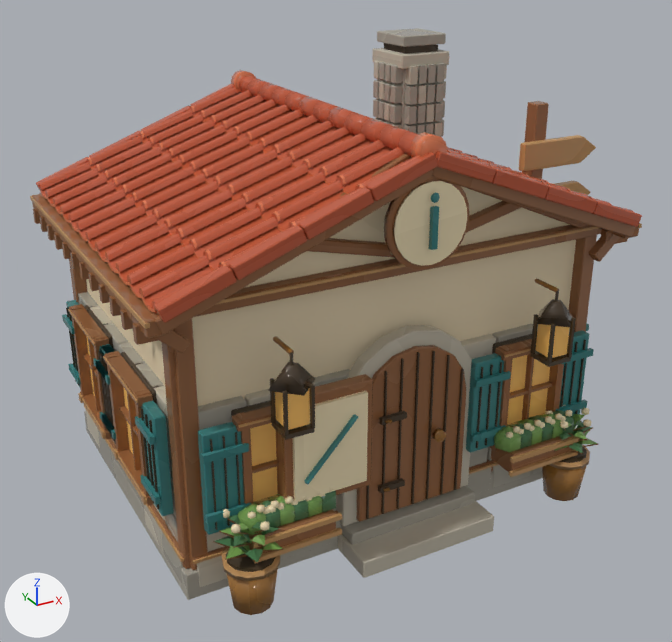
Before and after pictures for a commit that changed the Blender file art/blender-city/models/alpine/junction_hub/source.blend.
Both versions are drawn from a 50 mm lens placed at (-0.842, -1.446, 1.019), pointed at (-0.057, -0.018, 0.306). Every picture has the same lights, and +X, +Y and +Z are marked at lower left. The picture after the commit comes second.

Names of what the first picture shows: 'alpine_junction_hub_geometry'.
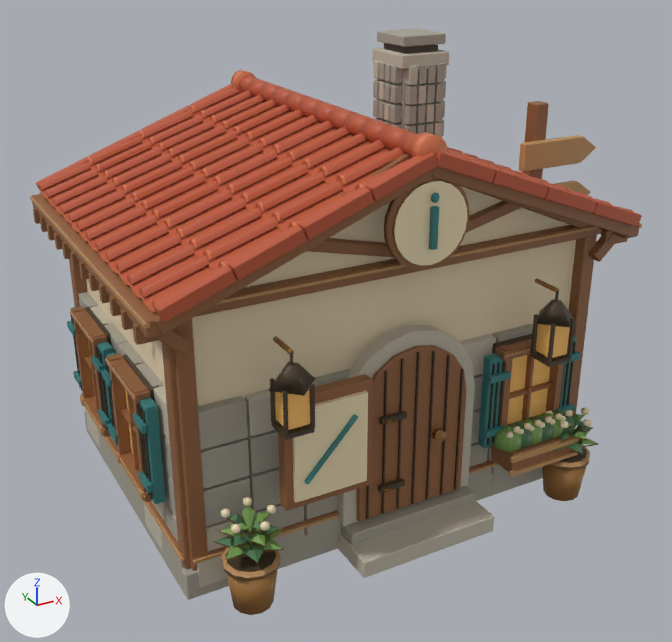
Changed parts and their boxes (x1, y1, x2, y2) in the pictures (672 x 642 px; the box of a moved part takes in the faces that stretch with it):
part 1 of me_alpine_junction_hub_mesh, rebuilt (10% narrower, 7% shorter): before (84, 305, 113, 347); after (85, 306, 111, 345)
part 2 of me_alpine_junction_hub_mesh, rebuilt (not visible afterwards): before (66, 300, 80, 387)
part 3 of me_alpine_junction_hub_mesh, rebuilt (mostly hidden before): before (99, 344, 115, 442); after (98, 341, 113, 438)
part 4 of me_alpine_junction_hub_mesh, rebuilt (8% shorter): before (121, 352, 159, 404); after (123, 354, 159, 402)
part 5 of me_alpine_junction_hub_mesh, rebuilt: before (100, 345, 115, 437); after (106, 353, 117, 356)
part 6 of me_alpine_junction_hub_mesh, rebuilt (18% narrower, 7% shorter): before (141, 400, 174, 516); after (139, 396, 166, 504)
part 7 of me_alpine_junction_hub_mesh, rebuilt (25% narrower, 24% shorter): before (95, 361, 110, 385); after (101, 369, 112, 387)
part 8 of me_alpine_junction_hub_mesh, rebuilt: before (495, 362, 502, 427); after (492, 362, 500, 443)
part 9 of me_alpine_junction_hub_mesh, rebuilt: before (141, 408, 150, 497); after (140, 407, 150, 495)
part 10 of me_alpine_junction_hub_mesh, deleted: before (62, 304, 589, 563)
part 11 of me_alpine_junction_hub_mesh, reshaped: before (145, 414, 284, 511); after (67, 306, 276, 511)
part 12 of me_alpine_junction_hub_mesh, cut back: before (556, 330, 594, 416); after (556, 336, 581, 412)
part 13 of me_alpine_junction_hub_mesh, moved or reshaped: before (466, 353, 511, 453); after (478, 353, 511, 448)
part 14 of me_alpine_junction_hub_mesh, surface changed: (32, 70, 635, 591) in both

Diff of the bpy script that builds the scene:
```diff
--- a/art/blender-city/models/alpine/junction_hub/source.blend.py
+++ b/art/blender-city/models/alpine/junction_hub/source.blend.py
@@ me_alpine_junction_hub_mesh @@
 # used by ob_alpine_junction_hub_geometry; parent = ob_alpine_junction_hub; location = (0.0, 0.0, 0.0)
-me_alpine_junction_hub_mesh.from_pydata(...)  # 16086 vertices, 12280 faces; spans x -0.52..0.52, y -0.391..0.391, z 0.0..0.809
+me_alpine_junction_hub_mesh.from_pydata(...)  # 15374 vertices, 11714 faces; spans x -0.52..0.52, y -0.391..0.391, z 0.0..0.809
+# me_alpine_junction_hub_mesh part 1: the loose piece of 24 vertices spanning x -0.471..-0.453, y 0.062..0.23, z 0.132..0.331 is rebuilt with 24 vertices and now spans x -0.471..-0.453, y 0.073..0.219, z 0.132..0.331
+# me_alpine_junction_hub_mesh part 2: the loose piece of 24 vertices spanning x -0.491..-0.471, y 0.226..0.292, z 0.142..0.321 is rebuilt with 24 vertices and now spans x -0.491..-0.471, y 0.214..0.254, z 0.142..0.321
+# me_alpine_junction_hub_mesh part 3: the loose piece of 24 vertices spanning x -0.491..-0.471, y 0.0..0.066, z 0.142..0.321 is rebuilt with 24 vertices and now spans x -0.491..-0.471, y 0.038..0.078, z 0.142..0.321
+# me_alpine_junction_hub_mesh part 4: the loose piece of 24 vertices spanning x -0.471..-0.453, y -0.176..-0.007, z 0.132..0.331 is rebuilt with 24 vertices and now spans x -0.471..-0.453, y -0.164..-0.019, z 0.132..0.331
+# me_alpine_junction_hub_mesh part 5: the loose piece of 24 vertices spanning x -0.491..-0.471, y -0.012..0.054, z 0.142..0.321 is rebuilt with 24 vertices and now spans x -0.491..-0.471, y -0.023..0.017, z 0.142..0.321
+# me_alpine_junction_hub_mesh part 6: the loose piece of 24 vertices spanning x -0.491..-0.471, y -0.237..-0.171, z 0.142..0.321 is rebuilt with 24 vertices and now spans x -0.491..-0.471, y -0.2..-0.16, z 0.142..0.321
+# me_alpine_junction_hub_mesh part 7: the loose piece of 8 vertices spanning x -0.5..-0.493, y -0.016..0.058, z 0.279..0.292 is rebuilt with 8 vertices and now spans x -0.5..-0.493, y -0.027..0.021, z 0.279..0.292
+# me_alpine_junction_hub_mesh part 8: the loose piece of 8 vertices spanning x 0.111..0.113, y -0.309..-0.305, z 0.142..0.303 is rebuilt with 8 vertices and now spans x 0.106..0.108, y -0.309..-0.305, z 0.142..0.303
+# me_alpine_junction_hub_mesh part 9: the loose piece of 8 vertices spanning x -0.494..-0.491, y -0.185..-0.183, z 0.151..0.312 is rebuilt with 8 vertices and now spans x -0.494..-0.491, y -0.181..-0.179, z 0.151..0.312
+# me_alpine_junction_hub_mesh part 10: 110 loose pieces with 1216 vertices, spanning x -0.501..0.377, y -0.361..0.296, z 0.096..0.332, are deleted
+# me_alpine_junction_hub_mesh part 11: 1 vertex moved within x -0.338, y -0.336, z 0.166; 32 vertices removed from x -0.494..-0.324, y -0.342..-0.203, z 0.151..0.312; 304 vertices added at x -0.501..-0.47, y -0.203..0.258, z 0.131..0.332
+# me_alpine_junction_hub_mesh part 12: 20 vertices moved from x 0.315..0.321, y -0.315..-0.286, z 0.133..0.312 to x 0.284..0.29, y -0.315..-0.286, z 0.133..0.312; 24 vertices added at x 0.257..0.281, y -0.309..-0.305, z 0.142..0.303
+# me_alpine_junction_hub_mesh part 13: 20 vertices moved from x 0.055..0.06, y -0.315..-0.286, z 0.133..0.312 to x 0.086..0.091, y -0.315..-0.286, z 0.133..0.312; 16 vertices added at x 0.095..0.119, y -0.309..-0.305, z 0.142..0.303
+# me_alpine_junction_hub_mesh part 14: 10799 kept faces spanning x -0.52..0.52, y -0.391..0.391, z 0.0..0.809 get new texture (UV) coordinates
+# other edits to the shape of me_alpine_junction_hub_mesh do not show in these pictures
 me_alpine_junction_hub_mesh.materials.append(mat_alpine_junction_hub___solid)
```
